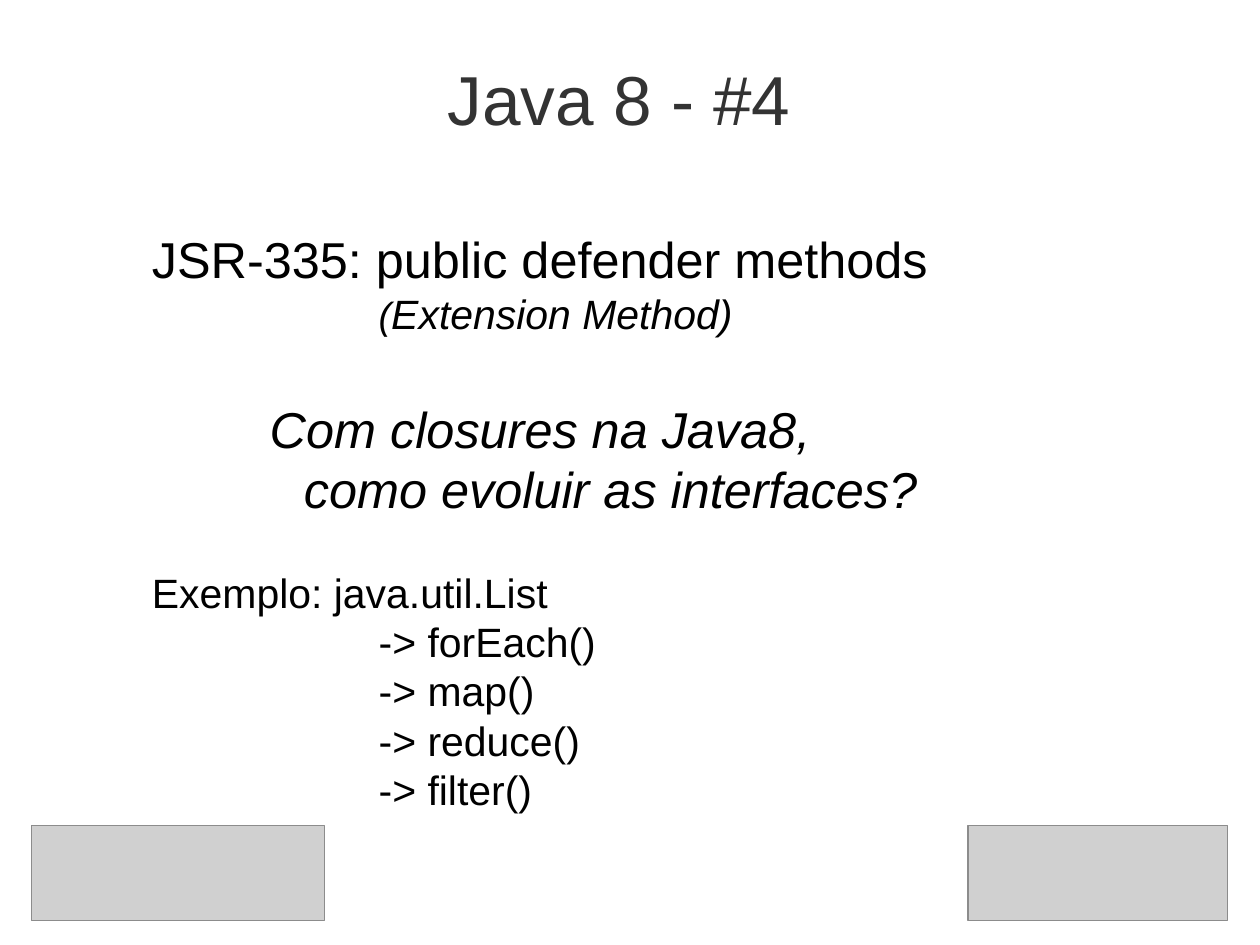
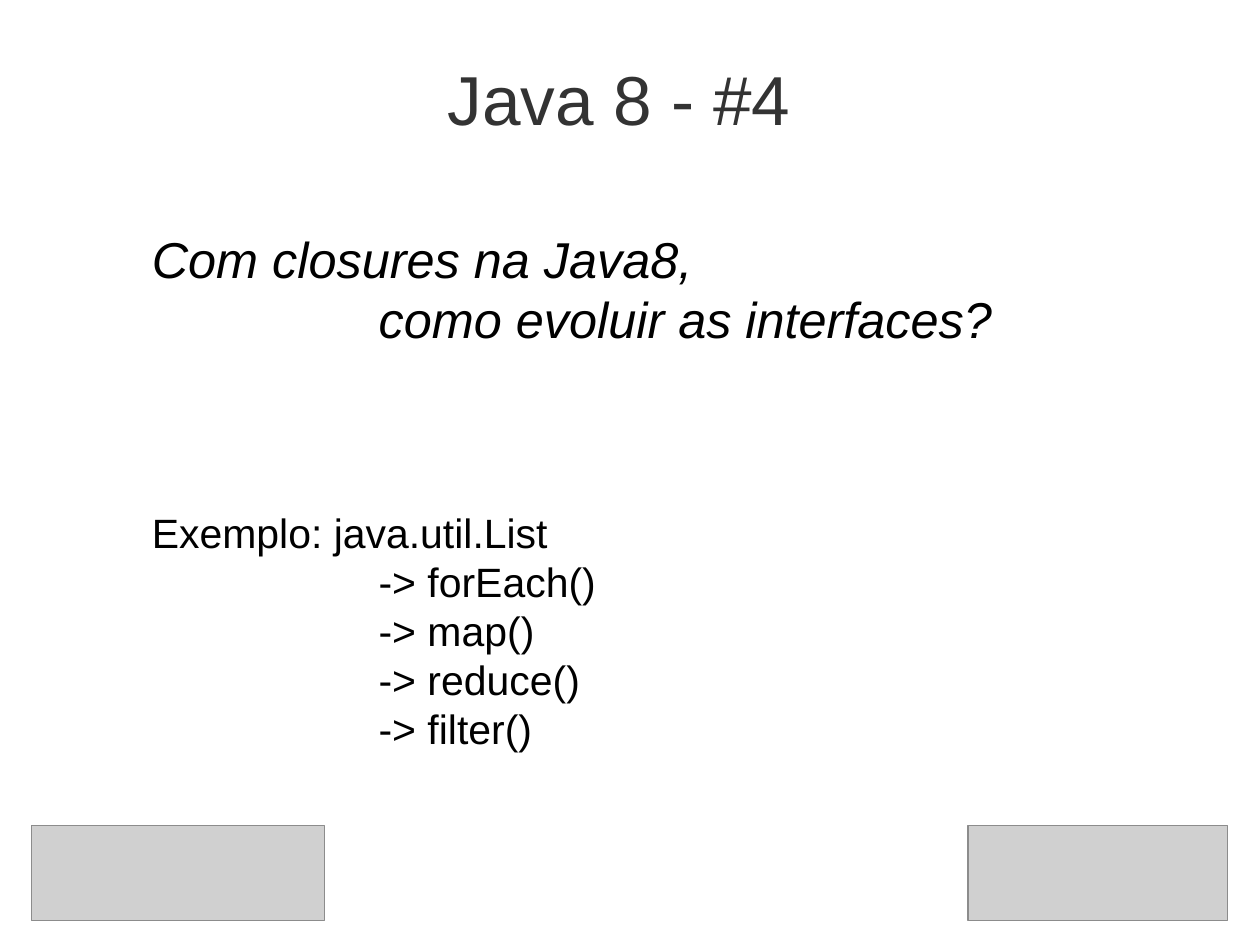
Before and after one commit to steppat/caelumday, a slide deck: slide 38 of caelumday2011.odp (slide 12 before the commit). Drawn at 1260x945 pixels with LibreOffice and Linux fonts; fonts in the diff are those of the drawing; grey boxes stand for pictures; background and template pictures are left out. Boxes give left, top, right and bottom in pixels: in the first picture for what was removed or moved away, otherwise in the second. Text is boxed around its words. In the diff, an @@ line names an element or a change of style, - is before the commit and + after.

```diff
--- a/caelumday2011.odp
+++ b/caelumday2011.odp
@@ text at (152,241,927,337): paragraphs removed @@
-JSR-335: public defender methods
-(Extension Method)
@@ text at (152,241,692,285): alignment centre to left @@
```
Also in this commit, not shown: 13 other slides changed, 24 slides added, 2 slides removed, 16 other files.
